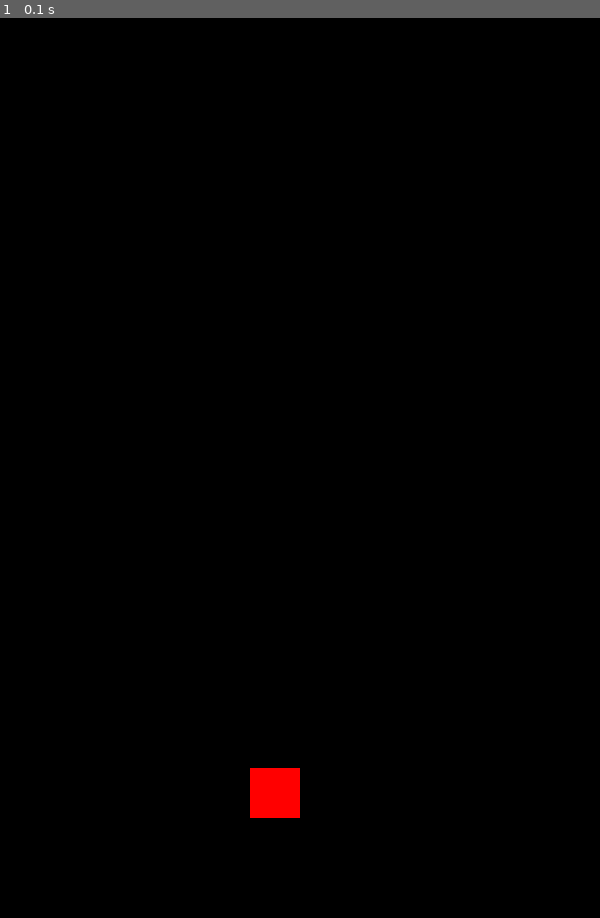
Above: before the commit, frame 1.
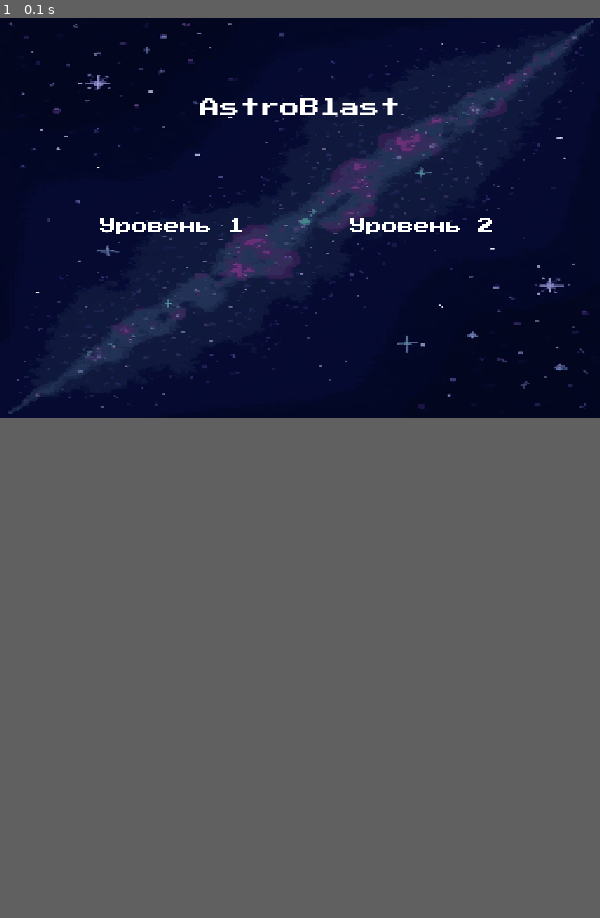
Above: after the commit, the same moment.

Repository: ArxIIdoL/Pygame_Project_Yandex_Luceum
Game: pygame game, started from main.py
Two runs of this game, one before a commit and one after it. Both use one fixed random seed, a clock stepped at 60 frames per second and the inputs below.
Inputs:
- Up to frame 1 (0.1 s): no input
The window is 600x900 before the commit and 600x400 after it. Grey fills any space a smaller window leaves; there, only what the larger window draws over its background counts as a difference.

The runs differ from the first frame. In frame 1, 45% of the frame differs, in the area x 0-100%, y 0-89%.

Commit message:
Версия с почти готовым стартовым окном(в осталось сделать лишь звуковое сопроваждение)

Diff:
--- a/main.py
+++ b/main.py
@@ -1,17 +1,77 @@
 import pygame
+import sys
+import os
+
+
+def load_image(name, colorkey=None):
+    fullname = os.path.join('data', name)
+    if not os.path.isfile(fullname):
+        print(f"Файл с изображением '{fullname}' не найден")
+        sys.exit()
+    image = pygame.image.load(fullname)
+    return image
+
+
+def load_font(size):
+    fullname = os.path.join('data', 'font/PressStart2P-Regular.ttf')
+    if not os.path.isfile(fullname):
+        print(f"Файл с шрифтом '{fullname}' не найден")
+        sys.exit()
+    font = pygame.font.Font(fullname, size)
+    return font
+
+
+def terminate():
+    pygame.quit()
+    sys.exit()
+
+
+def start_screen(screen_size):
+    global FPS
+    size = 600, 400
+    screen = pygame.display.set_mode(size)
+    pygame.display.set_icon(load_image('image/icon.jpg'))
+    pygame.display.set_caption('AstroBlast')
+    fon = pygame.transform.scale(load_image('image/screen_saver/background.jpg'), screen_size)
+    screen.blit(fon, (0, 0))
+    # Название игры
+    font = load_font(20)
+    string_rendered = font.render("AstroBlast", 1, pygame.Color('White'))
+    intro_rect = string_rendered.get_rect()
+    intro_rect.top, intro_rect.x = 80, 200
+    screen.blit(string_rendered, intro_rect)
+    # Уровни
+    font = load_font(16)
+    for x, text in zip((100, 350), ("Уровень 1", "Уровень 2")):
+        string_rendered = font.render(text, 1, pygame.Color('White'))
+        intro_rect = string_rendered.get_rect()
+        intro_rect.top, intro_rect.x = 200, x
+        screen.blit(string_rendered, intro_rect)
+    while True:
+        for event in pygame.event.get():
+            if event.type == pygame.QUIT:
+                terminate()
+            elif event.type == pygame.KEYDOWN or event.type == pygame.MOUSEBUTTONDOWN:
+                return
+        pygame.display.flip()
+        clock.tick(FPS)
+
 
 if __name__ == '__main__':
     pygame.init()
     pygame.display.set_caption('')
     size = width, height = 600, 900
     screen = pygame.display.set_mode(size)
-    fps, clock, running = 50, pygame.time.Clock(), True
-    while running:
-        for event in pygame.event.get():
-            if event.type == pygame.QUIT:
-                running = False
-        rect = pygame.Rect(250, 800 - 50, 50, 50)
-        pygame.draw.rect(screen, (255, 0, 0), rect)
-        pygame.display.flip()
-        clock.tick(fps)
-    pygame.quit()
+    FPS, clock, running = 50, pygame.time.Clock(), True
+    start_screen((600, 400))
+    # while running:
+    #     for event in pygame.event.get():
+    #         if event.type == pygame.QUIT:
+    #             running = False
+    #     rect = pygame.Rect(250, height - 90, 50, 90)
+    #     rect1 = pygame.Rect(100, 100, 40, 40)
+    #     pygame.draw.rect(screen, (255, 0, 255), rect)
+    #     pygame.draw.rect(screen, (255, 0, 0), rect1)
+    #     pygame.display.flip()
+    #     clock.tick(fps)
+    # pygame.quit()
Binary file added: data/font/PressStart2P-Regular.ttf
Not shown, changed: data/game description
Binary file added: data/image/icon.jpg
Binary file added: data/image/screen_saver/background.jpg
